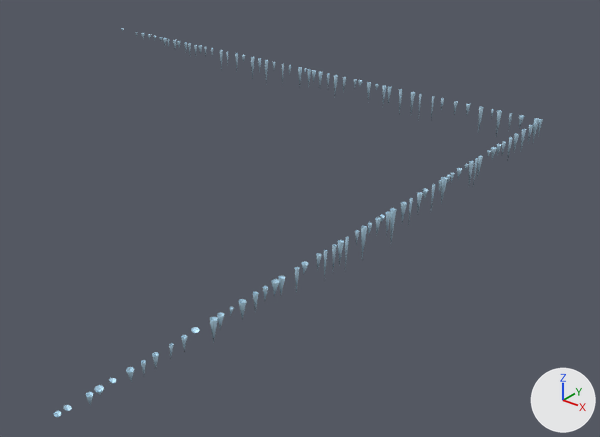
One commit to the glTF model assets/maps/cage/icicles.glb: the scene before it, then after it.
One viewpoint serves both versions: a camera (50 mm lens) standing at (765.0, -117.0, 327.0) and looking at (455.0, 271.0, 86.0). Arrows for +X, +Y and +Z are at lower right; the lights stay in place. The first picture is the older version.

In view in the first picture: 'icicles.001'.
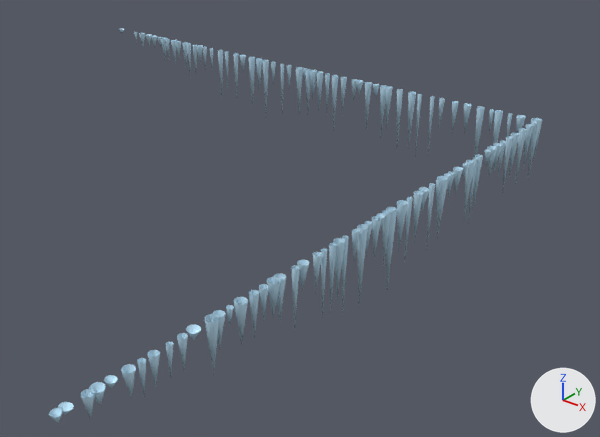
Changed parts and their boxes [x1, y1, x2, y2] in the pictures (600 x 437 px; the box of a moved part takes in the faces that stretch with it):
'icicles.001', reshaped: before [54, 28, 542, 418]; after [49, 28, 542, 423]
part 1 of me_mesh_0, moved or reshaped (not visible before): after [139, 33, 145, 46]
part 2 of me_mesh_0, moved or reshaped (not visible before): after [146, 34, 152, 45]
part 3 of me_mesh_0, moved or reshaped: before [163, 38, 167, 45]; after [161, 37, 168, 57]
part 4 of me_mesh_0, moved or reshaped: before [173, 40, 176, 48]; after [171, 40, 177, 63]
part 5 of me_mesh_0, moved or reshaped: before [177, 41, 181, 47]; after [175, 41, 181, 57]
part 6 of me_mesh_0, moved or reshaped: before [184, 42, 187, 51]; after [182, 42, 188, 65]
part 7 of me_mesh_0, moved or reshaped: before [188, 43, 191, 54]; after [186, 43, 191, 72]
part 8 of me_mesh_0, moved or reshaped: before [194, 44, 197, 55]; after [193, 44, 197, 71]
part 9 of me_mesh_0, moved or reshaped: before [199, 45, 202, 54]; after [196, 45, 203, 63]
part 10 of me_mesh_0, moved or reshaped: before [205, 47, 207, 57]; after [203, 47, 207, 70]
part 11 of me_mesh_0, moved or reshaped (not visible before): after [210, 48, 213, 67]
part 12 of me_mesh_0, moved or reshaped: before [220, 50, 223, 71]; after [217, 50, 223, 96]
part 13 of me_mesh_0, moved or reshaped: before [226, 51, 228, 65]; after [225, 51, 228, 85]
part 14 of me_mesh_0, moved or reshaped: before [235, 53, 238, 70]; after [233, 53, 239, 95]
part 15 of me_mesh_0, moved or reshaped: before [242, 55, 245, 62]; after [240, 55, 246, 70]
part 16 of me_mesh_0, moved or reshaped: before [251, 57, 254, 79]; after [249, 57, 255, 109]
part 17 of me_mesh_0, moved or reshaped: before [258, 58, 261, 72]; after [256, 58, 262, 91]
part 18 of me_mesh_0, moved or reshaped: before [265, 60, 268, 81]; after [262, 60, 269, 111]
part 19 of me_mesh_0, moved or reshaped: before [273, 62, 275, 68]; after [271, 61, 276, 85]
part 20 of me_mesh_0, moved or reshaped: before [54, 64, 542, 418]; after [49, 64, 542, 423]

Diff of the bpy script that builds the scene:
```diff
--- a/assets/maps/cage/icicles.glb.py
+++ b/assets/maps/cage/icicles.glb.py
@@ me_mesh_0 @@
-me_mesh_0.from_pydata(...)  # 2310 vertices, 2200 faces; spans x 134.0..561.0, y 7.0..401.0, z 121.0..144.0
+me_mesh_0.from_pydata(...)  # 2310 vertices, 2200 faces; spans x 132.0..561.0, y 6.0..402.0, z 91.0..143.0
+# me_mesh_0 part 1: the loose piece of 21 vertices spanning x 162.0..166.0, y 397.0..400.0, z 137.0..143.0 is scaled about its middle by (1.8, 1.8, 2.39), then moved by (0.0, -1.0, -4.0)
+# me_mesh_0 part 2: the loose piece of 21 vertices spanning x 171.0..174.0, y 397.0..400.0, z 138.0..143.0 is scaled about its middle by (1.8, 1.8, 2.37), then moved by (0.0, -1.0, -3.0)
+# me_mesh_0 part 3: the loose piece of 21 vertices spanning x 192.0..196.0, y 397.0..401.0, z 134.0..143.0 is scaled about its middle by (1.8, 1.8, 2.4), then moved by (0.0, -1.0, -6.0)
+# me_mesh_0 part 4: the loose piece of 21 vertices spanning x 205.0..208.0, y 397.0..400.0, z 134.0..143.0 is scaled about its middle by (1.79, 1.79, 2.4), then moved by (0.0, -1.0, -6.0)
+# me_mesh_0 part 5: the loose piece of 21 vertices spanning x 211.0..214.0, y 397.0..400.0, z 136.0..143.0 is scaled about its middle by (1.8, 1.8, 2.4), then moved by (0.0, -1.0, -5.0)
+# me_mesh_0 part 6: the loose piece of 21 vertices spanning x 220.0..222.0, y 397.0..400.0, z 133.0..143.0 is scaled about its middle by (1.8, 1.79, 2.4), then moved by (0.0, -1.0, -7.0)
+# me_mesh_0 part 7: the loose piece of 21 vertices spanning x 224.0..227.0, y 398.0..400.0, z 130.0..143.0 is scaled about its middle by (1.8, 1.79, 2.4), then moved by (0.0, -1.0, -9.0)
+# me_mesh_0 part 8: the loose piece of 21 vertices spanning x 232.0..234.0, y 398.0..400.0, z 131.0..143.0 is scaled about its middle by (1.8, 1.79, 2.4), then moved by (0.0, -1.0, -8.0)
+# me_mesh_0 part 9: the loose piece of 21 vertices spanning x 237.0..241.0, y 397.0..401.0, z 136.0..143.0 is scaled about its middle by (1.8, 1.8, 2.39), then moved by (0.0, -1.0, -5.0)
+# me_mesh_0 part 10: the loose piece of 21 vertices spanning x 245.0..247.0, y 398.0..400.0, z 134.0..143.0 is scaled about its middle by (1.8, 1.78, 2.4), then moved by (0.0, -1.0, -6.0)
+# me_mesh_0 part 11: the loose piece of 21 vertices spanning x 253.0..255.0, y 398.0..400.0, z 134.0..143.0 is scaled about its middle by (1.79, 1.78, 2.4), then moved by (0.0, -1.0, -6.0)
+# me_mesh_0 part 12: the loose piece of 21 vertices spanning x 263.0..266.0, y 397.0..400.0, z 124.0..143.0 is scaled about its middle by (1.8, 1.79, 2.4), then moved by (0.0, -1.0, -13.0)
+# me_mesh_0 part 13: the loose piece of 21 vertices spanning x 271.0..273.0, y 398.0..400.0, z 129.0..143.0 is scaled about its middle by (1.79, 1.78, 2.4), then moved by (0.0, -1.0, -10.0)
+# me_mesh_0 part 14: the loose piece of 21 vertices spanning x 282.0..284.0, y 398.0..400.0, z 126.0..143.0 is scaled about its middle by (1.79, 1.79, 2.4), then moved by (0.0, -1.0, -12.0)
+# me_mesh_0 part 15: the loose piece of 21 vertices spanning x 289.0..292.0, y 397.0..400.0, z 137.0..143.0 is scaled about its middle by (1.8, 1.8, 2.39), then moved by (0.0, -1.0, -4.0)
+# me_mesh_0 part 16: the loose piece of 21 vertices spanning x 300.0..303.0, y 397.0..400.0, z 123.0..143.0 is scaled about its middle by (1.8, 1.79, 2.4), then moved by (0.0, -1.0, -14.0)
+# me_mesh_0 part 17: the loose piece of 21 vertices spanning x 308.0..311.0, y 397.0..400.0, z 131.0..143.0 is scaled about its middle by (1.8, 1.79, 2.4), then moved by (0.0, -1.0, -9.0)
+# me_mesh_0 part 18: the loose piece of 21 vertices spanning x 315.0..318.0, y 397.0..400.0, z 121.0..143.0 is scaled about its middle by (1.8, 1.79, 2.4), then moved by (0.0, -1.0, -15.0)
+# me_mesh_0 part 19: the loose piece of 21 vertices spanning x 324.0..326.0, y 398.0..400.0, z 135.0..143.0 is scaled about its middle by (1.8, 1.79, 2.4), then moved by (0.0, -1.0, -6.0)
+# me_mesh_0 part 20: 1451 of 2310 vertices moved; they spanned x 334.0..560.0, y 7.0..401.0, z 121.0..144.0 and now span x 333.0..560.0, y 6.0..402.0, z 91.0..143.0; mean shift (-1.0, 0.0, -1.0); largest move (558.0, 219.0, 121.0) -> (557.0, 219.0, 91.0)
+# other edits to the shape of me_mesh_0 do not show in these pictures
 me_mesh_0.materials.append(mat_cage_ice)
```
